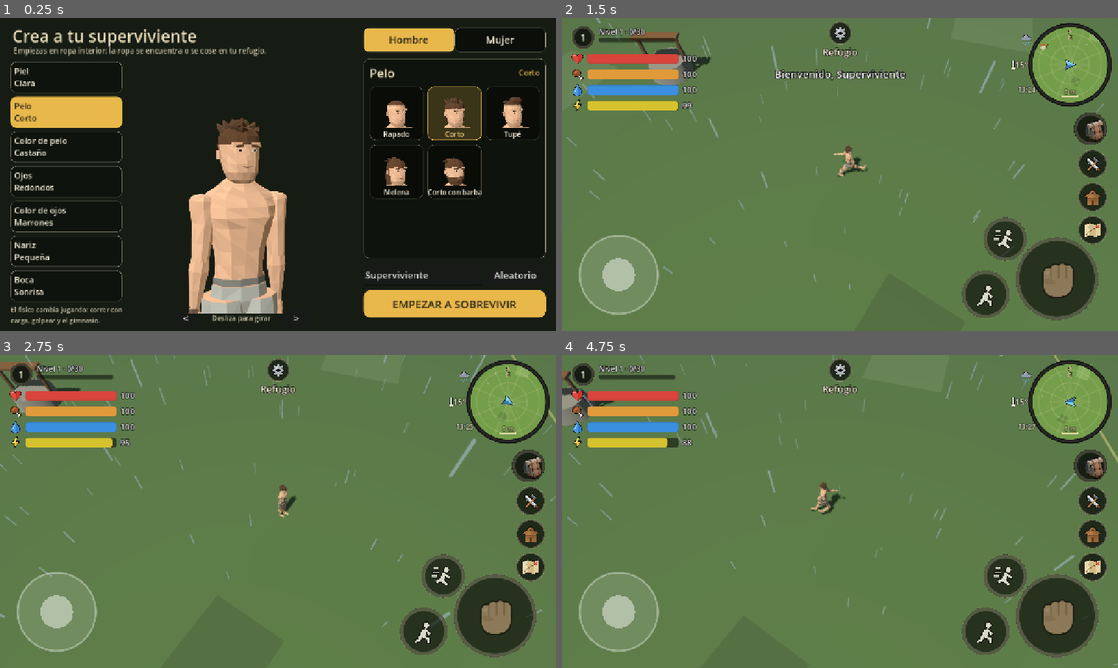
Above: before the commit, frames 1-4 (two rows, left to right).
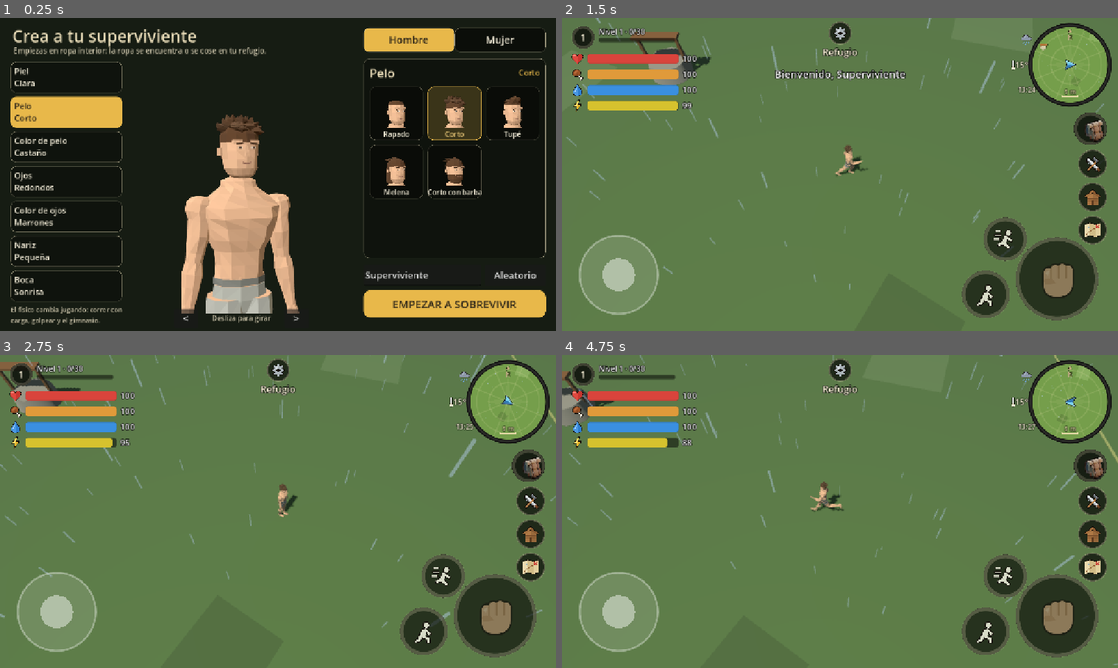
Above: after the commit, the same moments.

Repository: sergiogamezpacheco-debug/Supervival-Game
Game: Godot game, scene res://scenes/main.tscn
The game is run twice, just before and just after one commit, with the same random seed, the same clock (stepped at 60 frames per second) and the same inputs.
Inputs (mouse positions are in pixels of both pictures, inside the frame that each line leads up to):
- Up to frame 1 (0.25 s): no input
- Up to frame 2 (1.5 s): click "EMPEZAR A SOBREVIVIR" at 0.5 s; move the mouse to (962, 158) at 1.27 s; hold D from 1.28 s (still down); hold Shift from 1.28 s (still down); click (962, 158) at 1.42 s
- Up to frame 3 (2.75 s): tap Space at 1.52 s; release D at 2 s; release Shift at 2 s; drag from (166, 527) to (250, 574) at 2.02 s
- Up to frame 4 (4.75 s): move the mouse to (895, 442) at 2.77 s; hold D 2.78-3.5 s; hold Shift 2.78-3.5 s; drag from (812, 574) to (673, 464) at 3.52 s; move the mouse to (1006, 558) at 4.27 s; hold A from 4.28 s (still down); hold Shift from 4.28 s (still down); tap Space at 4.52 s

The runs differ from the first frame. In frame 1, 3.8% of the frame differs, in the area x 32-96%, y 24-95%; in frame 2, 0.1%; in frame 3, less than 0.1%; in frame 4, 0.2%.

Commit message:
Personaje con piel continua (esqueleto) y articulaciones en el sentido natural; proporciones del diseño
Co-Authored-By: Claude Opus 5.5 <noreply@anthropic.com>
Claude-Session: https://claude.ai/code/session_01PQfr7QCLvevez4wsE8NuTF

Diff:
--- a/scripts/world/character_model.gd
+++ b/scripts/world/character_model.gd
@@ -236,12 +236,12 @@
 		"s": s, "male": male, "f": f, "r": r,
 		"thigh": 0.385 * s, "shin": 0.385 * s, "ankle": 0.08 * s,
 		"upper": 0.29 * s, "fore": 0.26 * s,
-		"shoulder": (0.21 if male else 0.155) * s * (1.0 + 0.12 * f),
-		"arm": (1.2 if male else 0.88) * (1.0 + 0.5 * f),
-		"leg": (1.28 if male else 1.02) * (1.0 + 0.28 * f),
-		"chest": (1.0 if male else 0.88) * (1.0 + 0.14 * f),
+		"shoulder": (0.225 if male else 0.155) * s * (1.0 + 0.12 * f),
+		"arm": (1.22 if male else 0.9) * (1.0 + 0.5 * f),
+		"leg": (1.18 if male else 1.0) * (1.0 + 0.28 * f),
+		"chest": (1.12 if male else 0.88) * (1.0 + 0.14 * f),
 		"waist": (1.0 if male else 0.86) * (1.0 - 0.08 * r) * (1.0 + 0.04 * f),
-		"hips": (1.0 if male else 1.1),
+		"hips": (0.95 if male else 1.1),
 	}
 
 
@@ -250,7 +250,7 @@
 func _pelvis(d: Dictionary) -> Array:
 	var h: float = d["hips"]
 	var w: float = d["waist"]
-	return [[0.08, 0.135 * w, 0.09 * w], [0.03, 0.142 * h, 0.095 * h], [-0.04, 0.15 * h, 0.1 * h], [-0.1, 0.135 * h, 0.09 * h], [-0.14, 0.085 * h, 0.07, 0.0, 0.005]]
+	return [[0.08, 0.135 * w, 0.09 * w], [0.03, 0.142 * h, 0.095 * h], [-0.04, 0.15 * h, 0.1 * h], [-0.1, 0.125 * h, 0.088 * h], [-0.14, 0.08 * h, 0.066, 0.0, 0.005]]
 
 
 func _torso(d: Dictionary) -> Array:
@@ -268,9 +268,9 @@
 			[0.26 * s, 0.176 * c, 0.112 * c, 0.0, -0.01, ["pec", 0.04]],
 			[0.31 * s, 0.19 * c, 0.116 * c, 0.0, -0.012, ["pec", 0.2]],
 			[0.36 * s, 0.198 * c, 0.112 * c, 0.0, -0.006, ["pec", 0.12]],
-			[0.4 * s, sh, 0.1 * c, 0.0, 0.004, ["back", 0.07]],
-			[0.43 * s, sh * 0.8, 0.09 * c, 0.0, 0.01],
-			[0.46 * s, sh * 0.55, 0.08 * c, 0.0, 0.012],
+			[0.395 * s, sh * 0.82, 0.1 * c, 0.0, 0.004, ["back", 0.07]],
+			[0.425 * s, sh * 0.62, 0.09 * c, 0.0, 0.01],
+			[0.455 * s, sh * 0.44, 0.078 * c, 0.0, 0.012],
 			[0.485 * s, 0.085 * c, 0.065 * c, 0.0, 0.012],
 			[0.5 * s, 0.06, 0.054, 0.0, 0.008],
 		]
@@ -291,13 +291,13 @@
 func _thigh(d: Dictionary) -> Array:
 	var g: float = d["leg"]
 	var t: float = d["thigh"]
-	return [[0.03, 0.084 * g, 0.088 * g], [-0.06, 0.088 * g, 0.09 * g, 0.0, -0.004, ["quad", 0.05]], [-t * 0.4, 0.077 * g, 0.08 * g, 0.0, -0.006, ["quad", 0.09]], [-t * 0.75, 0.062 * g, 0.064 * g, 0.0, -0.004, ["quad", 0.07]], [-t * 0.93, 0.053 * g, 0.056 * g, 0.0, -0.008], [-t - 0.015, 0.05 * g, 0.053 * g, 0.0, -0.008]]
+	return [[0.03, 0.08 * g, 0.084 * g], [-0.06, 0.084 * g, 0.088 * g, 0.0, -0.004, ["quad", 0.05]], [-t * 0.4, 0.074 * g, 0.078 * g, 0.0, -0.008, ["quad", 0.1]], [-t * 0.72, 0.058 * g, 0.062 * g, 0.0, -0.006, ["quad", 0.09]], [-t * 0.9, 0.046 * g, 0.05 * g, 0.0, -0.008], [-t - 0.015, 0.044 * g, 0.048 * g, 0.0, -0.01]]
 
 
 func _shin(d: Dictionary) -> Array:
 	var g: float = d["leg"]
 	var sh: float = d["shin"]
-	return [[0.01, 0.05 * g, 0.053 * g, 0.0, -0.008], [-sh * 0.14, 0.05 * g, 0.056 * g, 0.0, 0.002], [-sh * 0.3, 0.053 * g, 0.064 * g, 0.0, 0.012, ["calf", 0.07]], [-sh * 0.5, 0.046 * g, 0.054 * g, 0.0, 0.008], [-sh * 0.78, 0.034 * g, 0.037 * g], [-sh - 0.01, 0.031, 0.033]]
+	return [[0.01, 0.044 * g, 0.048 * g, 0.0, -0.01], [-sh * 0.12, 0.044 * g, 0.05 * g, 0.0, 0.0], [-sh * 0.3, 0.05 * g, 0.06 * g, 0.0, 0.012, ["calf", 0.09]], [-sh * 0.5, 0.044 * g, 0.05 * g, 0.0, 0.008], [-sh * 0.78, 0.03 * g, 0.033 * g], [-sh - 0.01, 0.028 * g, 0.03 * g]]
 
 
 func _foot() -> Array:
@@ -308,22 +308,23 @@
 func _upper_arm(d: Dictionary, side := 0) -> Array:
 	var a: float = d["arm"]
 	var u: float = d["upper"]
-	var o := float(side) * 0.008 * a   # el deltoides abulta hacia fuera
-	return [[0.03, 0.022 * a, 0.024 * a, o * 0.5], [0.02, 0.046 * a, 0.048 * a, o], [0.0, 0.058 * a, 0.058 * a, o], [-0.035, 0.057 * a, 0.056 * a, o * 0.6], [-u * 0.38, 0.05 * a, 0.053 * a, 0.0, -0.004 * a, ["bicep", 0.1]], [-u * 0.72, 0.044 * a, 0.047 * a, 0.0, -0.002, ["bicep", 0.05]], [-u - 0.01, 0.038 * a, 0.04 * a]]
+	var o := float(side) * 0.012 * a   # el deltoides abulta hacia fuera
+	# hombro redondo, deltoides, bíceps y codo estrecho
+	return [[0.045, 0.02 * a, 0.022 * a, o * 0.3], [0.035, 0.042 * a, 0.044 * a, o * 0.7], [0.012, 0.056 * a, 0.056 * a, o], [-0.03, 0.058 * a, 0.054 * a, o, 0.0, ["bicep", 0.05]], [-0.07, 0.048 * a, 0.05 * a, o * 0.4, -0.004, ["bicep", 0.1]], [-u * 0.5, 0.047 * a, 0.052 * a, 0.0, -0.006, ["bicep", 0.14]], [-u * 0.8, 0.04 * a, 0.042 * a], [-u - 0.01, 0.034 * a, 0.036 * a]]
 
 
 func _fore_arm(d: Dictionary) -> Array:
 	var a: float = d["arm"]
 	var fo: float = d["fore"]
-	return [[0.01, 0.039 * a, 0.04 * a], [-fo * 0.22, 0.045 * a, 0.042 * a], [-fo * 0.62, 0.034 * a, 0.03 * a], [-fo, 0.027, 0.022]]
+	return [[0.01, 0.036 * a, 0.038 * a], [-fo * 0.2, 0.046 * a, 0.042 * a], [-fo * 0.45, 0.04 * a, 0.035 * a], [-fo * 0.78, 0.028 * a, 0.025 * a], [-fo, 0.024 * a, 0.02 * a]]
 
 
 func _head_rings() -> Array:
 	# y relativo al centro de la cabeza; cz < 0 adelanta la cara
 	return [
 		[-0.122, 0.036, 0.034, 0.0, -0.04],
-		[-0.108, 0.058, 0.058, 0.0, -0.028, ["jaw", 0.1]],
-		[-0.075, 0.074, 0.084, 0.0, -0.014, ["jaw", 0.1]],
+		[-0.108, 0.062, 0.06, 0.0, -0.028, ["jaw", 0.1]],
+		[-0.075, 0.079, 0.086, 0.0, -0.014, ["jaw", 0.1]],
 		[-0.035, 0.082, 0.096, 0.0, -0.005, ["cheek", 0.05]],
 		[0.005, 0.087, 0.1, 0.0, 0.0, ["cheek", 0.03]],
 		[0.045, 0.09, 0.102, 0.0, 0.004],
@@ -337,8 +338,13 @@
 
 func rebuild() -> void:
 	for c in get_children():
+		remove_child(c)   # fuera ya: si no, los nombres nuevos chocan con los viejos
 		c.queue_free()
 	j.clear()
+	_parts.clear()
+	_skel = null
+	_skin_mi = null
+	process_priority = 100   # después de las animaciones del frame
 	var d := dims()
 	var skin: Color = SKINS[clampi(int(look["skin"]), 0, 4)]
 	if look.has("skin_color"):    # infectados: piel fuera de la paleta
@@ -352,7 +358,7 @@
 
 	for side in [-1, 1]:
 		var tag := "l" if side < 0 else "r"
-		var leg := _joint(hips, "leg_" + tag, Vector3(side * 0.088 * s * float(d["hips"]) + side * e * 0.12, -0.06 - e * 0.1, 0))
+		var leg := _joint(hips, "leg_" + tag, Vector3(side * 0.082 * s * float(d["hips"]) + side * e * 0.12, -0.06 - e * 0.1, 0))
 		_p(leg, loft(_thigh(d), 9), skin)
 		var knee := _joint(leg, "knee_" + tag, Vector3(0, -float(d["thigh"]) - e * 0.08, 0))
 		_p(knee, loft(_shin(d), 9), skin)
@@ -362,17 +368,17 @@
 	var spine := _joint(hips, "spine", Vector3(0, 0.07 + e * 0.12, 0))
 	_p(spine, loft(_torso(d), 12), skin)
 
-	var head := _joint(spine, "head", Vector3(0, 0.615 * s + e * 0.18, 0))
-	head.scale = Vector3.ONE * (1.14 if d["male"] else 1.0)
+	var head := _joint(spine, "head", Vector3(0, 0.63 * s + e * 0.18, 0))
+	head.scale = Vector3.ONE * (1.06 if d["male"] else 0.97)
 	_build_head(head, skin)
 
 	for side in [-1, 1]:
 		var tag := "l" if side < 0 else "r"
-		var arm := _joint(spine, "arm_" + tag, Vector3(side * (float(d["shoulder"]) - 0.022 * float(d["arm"]) + e * 0.22), 0.39 * s, 0.0))
-		arm.rotation.z = side * 0.08
+		var arm := _joint(spine, "arm_" + tag, Vector3(side * (float(d["shoulder"]) - 0.03 + e * 0.22), 0.365 * s, 0.0))
+		arm.rotation.z = side * 0.16
 		_p(arm, loft(_upper_arm(d, side), 9), skin)
 		var elbow := _joint(arm, "elbow_" + tag, Vector3(0, -float(d["upper"]) - e * 0.06, 0))
-		elbow.rotation.x = -0.12
+		elbow.rotation.x = 0.12   # codo algo doblado (positivo = la mano va hacia delante)
 		_p(elbow, loft(_fore_arm(d), 8), skin)
 		var h := _joint(elbow, "hand_" + tag, Vector3(0, -float(d["fore"]) - e * 0.05, 0))
 		_build_hand(h, side, skin)
@@ -387,19 +393,185 @@
 	merge_parts()
 
 
-## Une las piezas de cada articulación en una malla (mucho menos trabajo para el móvil).
-## La mano del arma ("Hand") se deja aparte porque el arma cambia.
+## Piel continua: todas las piezas pasan a UNA malla deformada por un esqueleto
+## que copia las articulaciones. Así rodillas, codos, hombros y cuello se doblan
+## sin huecos ni piezas que se cruzan. La mano del arma ("Hand") queda aparte.
+## [y del punto de unión con el padre, ancho de la mezcla, 1 = la pieza crece hacia arriba]
+const BLEND := {"leg": [0.0, 0.07, 0], "knee": [0.0, 0.06, 0], "foot": [0.0, 0.035, 0], "arm": [0.0, 0.06, 0],
+	"elbow": [0.0, 0.05, 0], "hand": [0.0, 0.03, 0], "spine": [0.0, 0.06, 1], "head": [-0.13, 0.04, 1]}
+
+var _parts: Array = []      # [nombre de articulación, malla, transform local, color]
+var _skel: Skeleton3D
+var _skin_mi: MeshInstance3D
+var _bones: Array = []      # articulación de cada hueso
+
+
 func merge_parts() -> void:
-	var todo: Array = [self]
-	while not todo.is_empty():
-		var n: Node = todo.pop_back()
-		if n.name == "Hand":
+	if j.is_empty():
+		return
+	# recoge las piezas nuevas de cada articulación (las de rebuild y las que añada el infectado)
+	for jn in j:
+		_collect(jn, j[jn], Transform3D.IDENTITY)
+	_build_skin()
+
+
+func _collect(jn: String, n: Node3D, xf: Transform3D) -> void:
+	for c in n.get_children():
+		if c.name == "Hand" or (j.has(String(c.name)) and j[String(c.name)] == c) or not (c is Node3D):
 			continue
-		if n is Node3D:
-			Builder.merge(n, true)
-		for c in n.get_children():
-			if c is Node3D and not (c is MeshInstance3D):
-				todo.append(c)
+		if not (c is MeshInstance3D):
+			_collect(jn, c, xf * (c as Node3D).transform)   # soportes (mechones de pelo...)
+			if c.get_child_count() == 0:
+				c.queue_free()
+			continue
+		if c.has_meta("rigid"):
+			continue
+		var m: Material = c.material_override
+		if not (m is StandardMaterial3D) or m.emission_enabled or m.transparency != BaseMaterial3D.TRANSPARENCY_DISABLED:
+			c.set_meta("rigid", true)   # brillos y transparencias: se quedan como pieza aparte
+			continue
+		_parts.append([jn, c.mesh, xf * c.transform, (m as StandardMaterial3D).albedo_color])
+		n.remove_child(c)
+		c.free()
+
+
+static func _kind(jn: String) -> String:
+	return jn.get_slice("_", 0)
+
+
+func _build_skin() -> void:
+	if _skel == null or not is_instance_valid(_skel):
+		_skel = Skeleton3D.new()
+		_skel.name = "Piel"
+		add_child(_skel)
+		_bones.clear()
+		var todo: Array = [j["hips"]]
+		var idx := {}
+		while not todo.is_empty():
+			var n: Node3D = todo.pop_front()
+			var b := _skel.add_bone(n.name)
+			var par := n.get_parent()
+			_skel.set_bone_parent(b, idx[par.name] if idx.has(par.name) else -1)
+			_skel.set_bone_rest(b, n.transform)
+			idx[n.name] = b
+			_bones.append(n)
+			for c in n.get_children():
+				if c is Node3D and j.has(String(c.name)) and j[String(c.name)] == c:
+					todo.append(c)
+		_skel.reset_bone_poses()
+		_skin_mi = MeshInstance3D.new()
+		_skel.add_child(_skin_mi)
+	var bi := {}
+	for b in _bones.size():
+		bi[String(_bones[b].name)] = b
+	var st := SurfaceTool.new()
+	st.begin(Mesh.PRIMITIVE_TRIANGLES)
+	for part in _parts:
+		var jn: String = part[0]
+		var b: int = bi[jn]
+		var rest: Transform3D = _rest_global(_bones[b])
+		var lx: Transform3D = part[2]
+		var col: Color = part[3]
+		var arr: Array = (part[1] as Mesh).surface_get_arrays(0)
+		var vs: PackedVector3Array = arr[Mesh.ARRAY_VERTEX]
+		var ns: PackedVector3Array = arr[Mesh.ARRAY_NORMAL]
+		var cs = arr[Mesh.ARRAY_COLOR]
+		var ids = arr[Mesh.ARRAY_INDEX]
+		var order: PackedInt32Array = ids if ids != null and ids.size() > 0 else PackedInt32Array(range(vs.size()))
+		var nb := (lx.basis).inverse().transposed()
+		var gb := rest.basis.inverse().transposed()
+		for vi in order:
+			var lp := lx * vs[vi]
+			var w := _weights(jn, lp, bi)
+			st.set_bones(w[0])
+			st.set_weights(w[1])
+			var vc: Color = col if cs == null or cs.size() == 0 else col * cs[vi]
+			st.set_color(Color(vc.r, vc.g, vc.b, 1.0))
+			st.set_normal((gb * (nb * ns[vi])).normalized())
+			st.add_vertex(rest * lp)
+	var mesh := st.commit()
+	_skin_mi.mesh = mesh
+	_skin_mi.material_override = mat(Color.WHITE)
+	var sk := Skin.new()
+	for b in _bones.size():
+		sk.add_bind(b, _rest_global(_bones[b]).affine_inverse())
+	_skin_mi.skin = sk
+	_skin_mi.skeleton = NodePath("..")
+	_sync_pose()
+
+
+## Transformación de reposo de una articulación respecto al personaje.
+func _rest_global(n: Node3D) -> Transform3D:
+	if n.has_meta("rest"):
+		return n.get_meta("rest")
+	var t := n.transform
+	var p := n.get_parent()
+	while p != null and p != self:
+		t = (p as Node3D).transform * t
+		p = p.get_parent()
+	n.set_meta("rest", t)
+	return t
+
+
+## Pesos de un vértice (en coordenadas de su articulación): se reparte con el
+## padre cerca de la unión y con el hijo cerca de la siguiente articulación.
+func _weights(jn: String, lp: Vector3, bi: Dictionary) -> Array:
+	var w := {jn: 1.0}
+	var cfg: Array = BLEND.get(_kind(jn), [])
+	var par := String(j[jn].get_parent().name)
+	if not cfg.is_empty() and bi.has(par):
+		var t := (lp.y - float(cfg[0])) / (2.0 * float(cfg[1]))
+		var wp := clampf(0.5 - t if int(cfg[2]) == 1 else 0.5 + t, 0.0, 1.0)
+		w[jn] = 1.0 - wp
+		w[par] = wp
+	for c in j[jn].get_children():
+		var cn := String(c.name)
+		if not j.has(cn) or j[cn] != c:
+			continue
+		var cc: Array = BLEND.get(_kind(cn), [])
+		if cc.is_empty() or _kind(cn) == "arm":
+			continue
+		var cy: float = (c as Node3D).position.y + float(cc[0]) * (c as Node3D).scale.y
+		var t2 := (lp.y - cy) / (2.0 * float(cc[1]))
+		var wc := clampf(0.5 + t2 if int(cc[2]) == 1 else 0.5 - t2, 0.0, 1.0)
+		if _kind(cn) == "leg":   # cada pierna se lleva su lado de la ingle
+			var sx := signf((c as Node3D).position.x)
+			wc *= clampf(0.5 + sx * lp.x / 0.08, 0.0, 1.0)
+		if wc <= 0.0:
+			continue
+		for k in w:
+			w[k] = float(w[k]) * (1.0 - wc)
+		w[cn] = wc
+	var items: Array = []
+	for k in w:
+		if float(w[k]) > 0.001:
+			items.append([bi[k], float(w[k])])
+	items.sort_custom(func(a, b): return a[1] > b[1])
+	items = items.slice(0, 4)
+	var tot := 0.0
+	for it in items:
+		tot += float(it[1])
+	var bones := PackedInt32Array()
+	var ws := PackedFloat32Array()
+	for q in 4:
+		bones.append(int(items[q][0]) if q < items.size() else 0)
+		ws.append(float(items[q][1]) / tot if q < items.size() else 0.0)
+	return [bones, ws]
+
+
+func _process(_delta: float) -> void:
+	_sync_pose()
+
+
+## El esqueleto copia la pose de las articulaciones (que mueven las animaciones).
+func _sync_pose() -> void:
+	if _skel == null or not is_instance_valid(_skel):
+		return
+	for b in _bones.size():
+		var n: Node3D = _bones[b]
+		_skel.set_bone_pose_position(b, n.position)
+		_skel.set_bone_pose_rotation(b, n.quaternion)
+		_skel.set_bone_pose_scale(b, n.scale)
 
 
 func _build_hand(h: Node3D, side: int, skin: Color) -> void:
@@ -537,13 +709,13 @@
 		if messy:
 			# despeinado: de punta y hacia fuera; delante cae sobre la frente
 			var jit := Vector3(rng.randf_range(-0.3, 0.3), rng.randf_range(-0.1, 0.2), rng.randf_range(-0.3, 0.3))
-			out = (dir * 0.8 + Vector3(0.0, 0.45, 0.1) + jit).normalized()
-			if dir.z < -0.2:
-				out = (dir * 0.5 + Vector3(dir.x * 0.4, 0.15, -0.7) + jit * 0.5).normalized()
-			ln = length * rng.randf_range(0.7, 1.25)
+			out = (dir * 0.7 + Vector3(0.0, -0.05, -0.3) + jit).normalized()   # caen hacia delante y a los lados
+			if dir.z < -0.2:   # mechones que caen sobre la frente
+				out = (dir * 0.4 + Vector3(dir.x * 0.5, -0.25, -0.75) + jit * 0.5).normalized()
+			ln = length * rng.randf_range(0.75, 1.3)
 		var basis := Basis.looking_at(out, Vector3.UP if absf(out.y) < 0.95 else Vector3.FORWARD)
 		holder.basis = basis * Basis(Vector3.RIGHT, -PI / 2.0)
-		var bw := 1.25 if messy else 1.0
+		var bw := 1.45 if messy else 1.0
 		_p(holder, loft([[0.0, 0.026 * bw, 0.014 * bw], [ln * 0.6, 0.016 * bw, 0.01 * bw], [ln, 0.003, 0.003]], 4), hc.darkened(rng.randf() * 0.12).lightened(rng.randf() * 0.06))
 
 
@@ -562,7 +734,7 @@
 				cap.call(1.015, 0.05)
 			1:
 				cap.call(1.05, 0.045)
-				_spikes(head, hc, 30, 1.0, 11, 0.036, true)
+				_spikes(head, hc, 44, 1.0, 11, 0.046, true)
 			2:
 				cap.call(1.04, 0.05)
 				_spikes(head, hc, 12, 0.3, 21, 0.05)
@@ -638,7 +810,7 @@
 		var cut := ring_at(_thigh(d), -leg_len)
 		var tr := slice(_thigh(d), 0.04, -leg_len)
 		tr.append(cut)
-		_p(j["leg_" + tag], loft(grow(tr, 1.05, 1.06), 9, false), under)
+		_p(j["leg_" + tag], loft(grow(tr, 1.04, 1.05), 9, false), under)
 		_p(j["leg_" + tag], loft([[-leg_len, float(cut[1]) * 1.07, float(cut[2]) * 1.08, 0.0, -0.004], [-leg_len + 0.012, float(cut[1]) * 1.07, float(cut[2]) * 1.08, 0.0, -0.004]], 9, false), under.darkened(0.12))
 
 
@@ -769,24 +941,24 @@
 		# muslo adelante/atrás; la rodilla se dobla al recoger la pierna (cuando va hacia delante)
 		j["leg_" + tag].rotation.x = s * stride
 		var lift := maxf(0.0, c) * lerpf(0.85, 1.5, r) + maxf(0.0, -s) * 0.15
-		j["knee_" + tag].rotation.x = lift * a
+		j["knee_" + tag].rotation.x = -lift * a   # negativo: la espinilla va hacia atrás
 		if j.has("foot_" + tag):
 			# talón al apoyar, punta al despegar
-			j["foot_" + tag].rotation.x = (-0.12 * maxf(0.0, s) + 0.35 * maxf(0.0, -s) * maxf(0.0, -c)) * a
+			j["foot_" + tag].rotation.x = (0.15 * maxf(0.0, s) - 0.4 * maxf(0.0, -s) * maxf(0.0, -c)) * a
 		# brazos al contrario que las piernas; el codo se dobla más al correr
-		var arm_swing := -s * lerpf(0.45, 0.8, r) * a
+		var arm_swing := -s * lerpf(0.45, 0.62, r) * a
 		j["arm_" + tag].rotation.x = arm_swing + 0.05 * a
 		if j.has("elbow_" + tag):
-			j["elbow_" + tag].rotation.x = -0.12 - lerpf(0.18, 0.95, r) * a - maxf(0.0, s) * 0.2 * a
+			j["elbow_" + tag].rotation.x = 0.12 + lerpf(0.18, 1.3, r) * a + maxf(0.0, -s) * 0.25 * a
 	# tronco: gira con los hombros, se inclina al correr y se mece de lado
 	j["spine"].rotation.y = sw * lerpf(0.12, 0.2, r) * a
-	j["spine"].rotation.x = lerpf(0.03, 0.2, r) * a   # hacia delante, más al correr
+	j["spine"].rotation.x = -lerpf(0.04, 0.2, r) * a   # negativo = hacia delante, más al correr
 	j["spine"].rotation.z = cw * 0.03 * a
 	j["hips"].rotation.y = -sw * 0.08 * a
 	j["hips"].rotation.z = -cw * 0.04 * a
 	if j.has("head"):
 		j["head"].rotation.y = -sw * 0.06 * a   # la cabeza compensa y mira al frente
-		j["head"].rotation.x = -lerpf(0.0, 0.12, r) * a   # levanta la vista al inclinarse
+		j["head"].rotation.x = lerpf(0.0, 0.14, r) * a   # levanta la vista al inclinarse
 	# sube y baja dos veces por ciclo (más al correr)
 	var bob := (1.0 - absf(sw)) * lerpf(0.022, 0.05, r) * a
 	j["hips"].position.y = float(d["thigh"]) + float(d["shin"]) + float(d["ankle"]) + 0.06 + bob - 0.015 * r * a
@@ -827,21 +999,22 @@
 	if j.is_empty():
 		return
 	var w := smoothstep(0.0, 0.12, t) * (1.0 - smoothstep(0.72, 1.0, t))
-	var arm := _keys([[0.0, -0.4], [0.3, -2.7], [0.48, -0.65], [0.62, -0.55], [1.0, -0.4]], t)
-	var elb := _keys([[0.0, -0.3], [0.3, -1.4], [0.48, -0.1], [0.62, -0.2], [1.0, -0.3]], t)
+	var arm := _keys([[0.0, 0.3], [0.3, 2.6], [0.48, 0.75], [0.62, 0.65], [1.0, 0.3]], t)
+	var elb := _keys([[0.0, 0.3], [0.3, 0.85], [0.48, 0.15], [0.62, 0.25], [1.0, 0.3]], t)
 	j["arm_r"].rotation.x = lerpf(j["arm_r"].rotation.x, arm, w)
 	j["elbow_r"].rotation.x = lerpf(j["elbow_r"].rotation.x, elb, w)
-	j["arm_r"].rotation.z = 0.08 + _keys([[0.0, 0.0], [0.3, 0.25], [0.48, -0.1], [1.0, 0.0]], t) * w
-	j["arm_l"].rotation.x = lerpf(j["arm_l"].rotation.x, _keys([[0.0, 0.0], [0.3, -0.6], [0.48, 0.35], [1.0, 0.0]], t), w)
-	j["elbow_l"].rotation.x = lerpf(j["elbow_l"].rotation.x, -0.9, w)
+	j["arm_r"].rotation.z = 0.16 + _keys([[0.0, 0.0], [0.3, 0.35], [0.48, -0.1], [1.0, 0.0]], t) * w
+	j["arm_l"].rotation.x = lerpf(j["arm_l"].rotation.x, _keys([[0.0, 0.0], [0.3, 0.55], [0.48, -0.3], [1.0, 0.0]], t), w)
+	j["elbow_l"].rotation.x = lerpf(j["elbow_l"].rotation.x, 0.9, w)
 	j["spine"].rotation.y += _keys([[0.0, 0.0], [0.3, 0.4], [0.48, -0.32], [0.7, -0.2], [1.0, 0.0]], t) * w
-	j["spine"].rotation.x += _keys([[0.0, 0.0], [0.3, -0.1], [0.48, 0.24], [0.7, 0.15], [1.0, 0.0]], t) * w
+	j["spine"].rotation.x += _keys([[0.0, 0.0], [0.3, 0.1], [0.48, -0.24], [0.7, -0.15], [1.0, 0.0]], t) * w
 	j["hips"].rotation.y += _keys([[0.0, 0.0], [0.3, 0.12], [0.48, -0.12], [1.0, 0.0]], t) * w
 	var dip := _keys([[0.0, 0.0], [0.3, 0.0], [0.5, 0.035], [1.0, 0.0]], t) * w
 	j["hips"].position.y -= dip
 	for side in ["l", "r"]:
-		j["knee_" + side].rotation.x += dip * 6.0
-		j["leg_" + side].rotation.x -= dip * 3.0
+		j["knee_" + side].rotation.x -= dip * 6.0
+		j["leg_" + side].rotation.x += dip * 3.0
+		j["foot_" + side].rotation.x += dip * 3.0
 
 
 ## Respiración y peso del cuerpo cuando está quieto (w 0..1). t en segundos.
@@ -850,12 +1023,12 @@
 		return
 	var br := sin(t * 1.7)
 	j["spine"].rotation.x += br * 0.02 * w
-	j["head"].rotation.x -= br * 0.015 * w
+	j["head"].rotation.x += br * 0.015 * w
 	j["head"].rotation.y += sin(t * 0.37) * 0.22 * smoothstep(0.3, 1.0, sin(t * 0.23)) * w   # mira alrededor
 	for side in [-1.0, 1.0]:
 		var tag := "l" if side < 0.0 else "r"
-		j["arm_" + tag].rotation.z = side * (0.08 + (0.5 + 0.5 * br) * 0.035 * w)
-		j["elbow_" + tag].rotation.x -= 0.06 * w
+		j["arm_" + tag].rotation.z = side * (0.16 + (0.5 + 0.5 * br) * 0.035 * w)
+		j["elbow_" + tag].rotation.x += 0.06 * w
 	# el peso pasa de una pierna a otra muy despacio
 	var sway := sin(t * 0.45) * w
 	j["hips"].rotation.z += sway * 0.035
--- a/scripts/world/infected.gd
+++ b/scripts/world/infected.gd
@@ -216,10 +216,11 @@
 			j["elbow_r"].rotation.x = 0.6
 			if kind == "coloso" and special > 0.0:   # pisotón: brazos arriba y caída
 				var up := sin(special * PI)
-				j["arm_l"].rotation = Vector3(-2.4 * up, 0, -0.5)
-				j["arm_r"].rotation = Vector3(-2.4 * up, 0, 0.5)
+				j["arm_l"].rotation = Vector3(2.6 * up, 0, -0.5)
+				j["arm_r"].rotation = Vector3(2.6 * up, 0, 0.5)
 				j["spine"].rotation.x = 0.15 * up - 0.35 * (1.0 - up) * float(special > 0.5)
-				j["leg_r"].rotation.x = -0.8 * up
+				j["leg_r"].rotation.x = 0.8 * up
+				j["knee_r"].rotation.x = -0.9 * up
 		"purulento":   # tambaleo con los brazos separados de la tripa
 			j["spine"].rotation = Vector3(0.08, 0, sway * 2.0)
 			j["head"].rotation = Vector3(0.2, 0.15, 0.25)
--- a/tests/test_runner.gd
+++ b/tests/test_runner.gd
@@ -1038,6 +1038,18 @@
 	check(dressed.get_child_count() > 0 and _count_verts(dressed) > _count_verts(bare) + 300, "la ropa añade piezas al personaje")
 	dressed.animate_walk(1.0, 1.0)
 	check(absf(dressed.j["leg_l"].rotation.x) > 0.1, "las piernas se mueven al andar")
+	# articulaciones lógicas: rodillas solo hacia atrás, codos solo hacia delante, al correr se inclina adelante
+	var ok_knees := true
+	for k in 16:
+		bare.animate_walk(k * TAU / 16.0, 1.0, float(k % 2))
+		for sd in ["l", "r"]:
+			if bare.j["knee_" + sd].rotation.x > 0.001 or bare.j["elbow_" + sd].rotation.x < 0.0:
+				ok_knees = false
+	check(ok_knees, "al andar y correr las rodillas y los codos se doblan hacia el lado natural")
+	bare.animate_walk(1.0, 1.0, 1.0)
+	check(bare.j["spine"].rotation.x < -0.1, "al correr el tronco se inclina hacia delante")
+	var skel: Skeleton3D = bare._skel
+	check(skel != null and skel.get_bone_count() == bare.j.size() and _count_meshes(bare) <= 2, "el cuerpo es una sola malla con esqueleto (sin huecos en las articulaciones)")
 	# relieve muscular: el anillo de los pectorales sale más por delante que por los lados
 	check(CharacterModel._shape(["pec", 0.2], deg_to_rad(240.0)) > 1.1 and is_equal_approx(CharacterModel._shape(["pec", 0.2], 0.0), 1.0), "los pectorales abultan solo por delante")
 	bare.animate_walk(0.0, 0.0)
@@ -1046,10 +1058,10 @@
 	check(bare.j["spine"].rotation.x > sp0 + 0.01, "quieto respira (el pecho se mueve)")
 	bare.animate_walk(0.0, 0.0)
 	bare.animate_swing(0.3)
-	check(bare.j["arm_r"].rotation.x < -2.0 and bare.j["spine"].rotation.y > 0.2, "el golpe carga el brazo por encima del hombro girando el tronco")
+	check(bare.j["arm_r"].rotation.x > 2.0 and bare.j["spine"].rotation.y > 0.2, "el golpe carga el brazo por encima del hombro girando el tronco")
 	bare.animate_walk(0.0, 0.0)
 	bare.animate_swing(0.5)
-	check(bare.j["arm_r"].rotation.x > -1.2 and bare.j["spine"].rotation.x > 0.1, "y descarga hacia delante inclinando el cuerpo")
+	check(bare.j["arm_r"].rotation.x < 1.2 and bare.j["spine"].rotation.x < -0.1, "y descarga hacia delante inclinando el cuerpo")
 	bare.animate_walk(0.0, 0.0)
 	bare.animate_swing(1.0)
 	check(is_equal_approx(bare.j["spine"].rotation.y, 0.0), "al acabar el golpe vuelve a la pose normal")
Not shown, changed: CLAUDE.md
